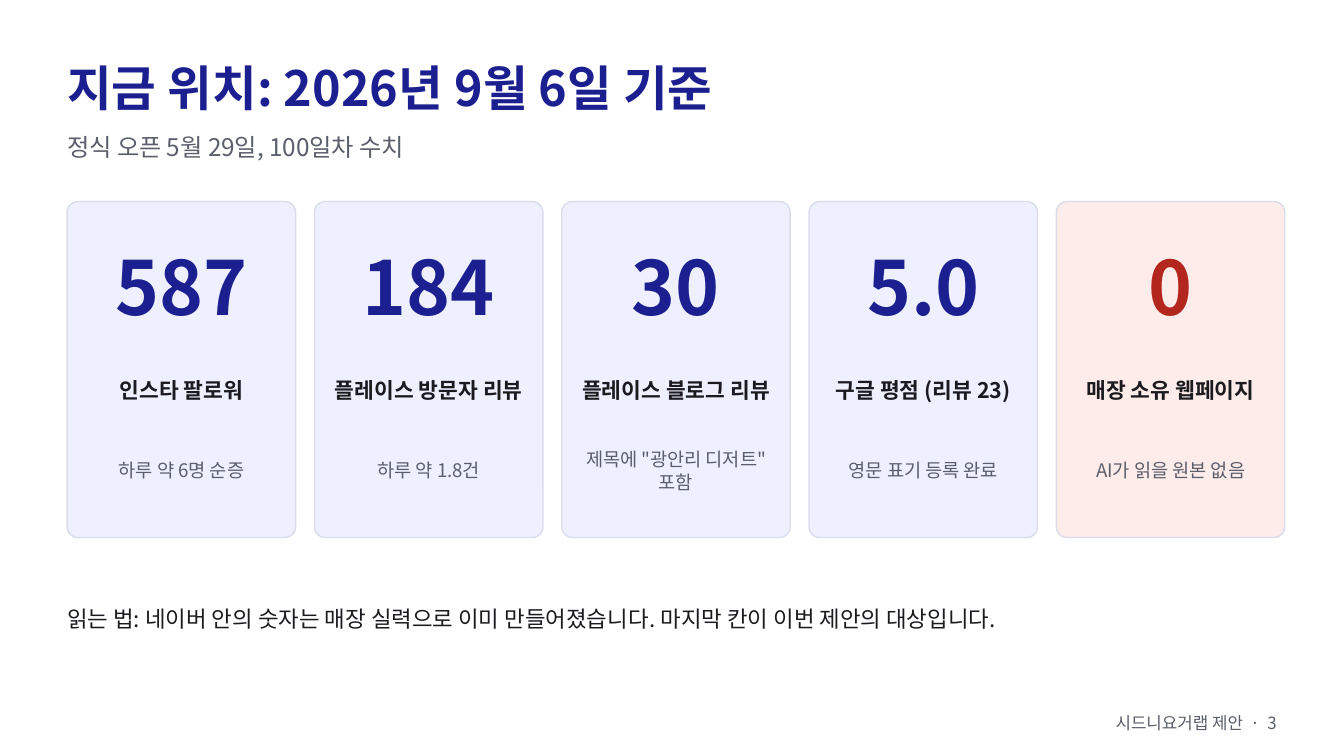
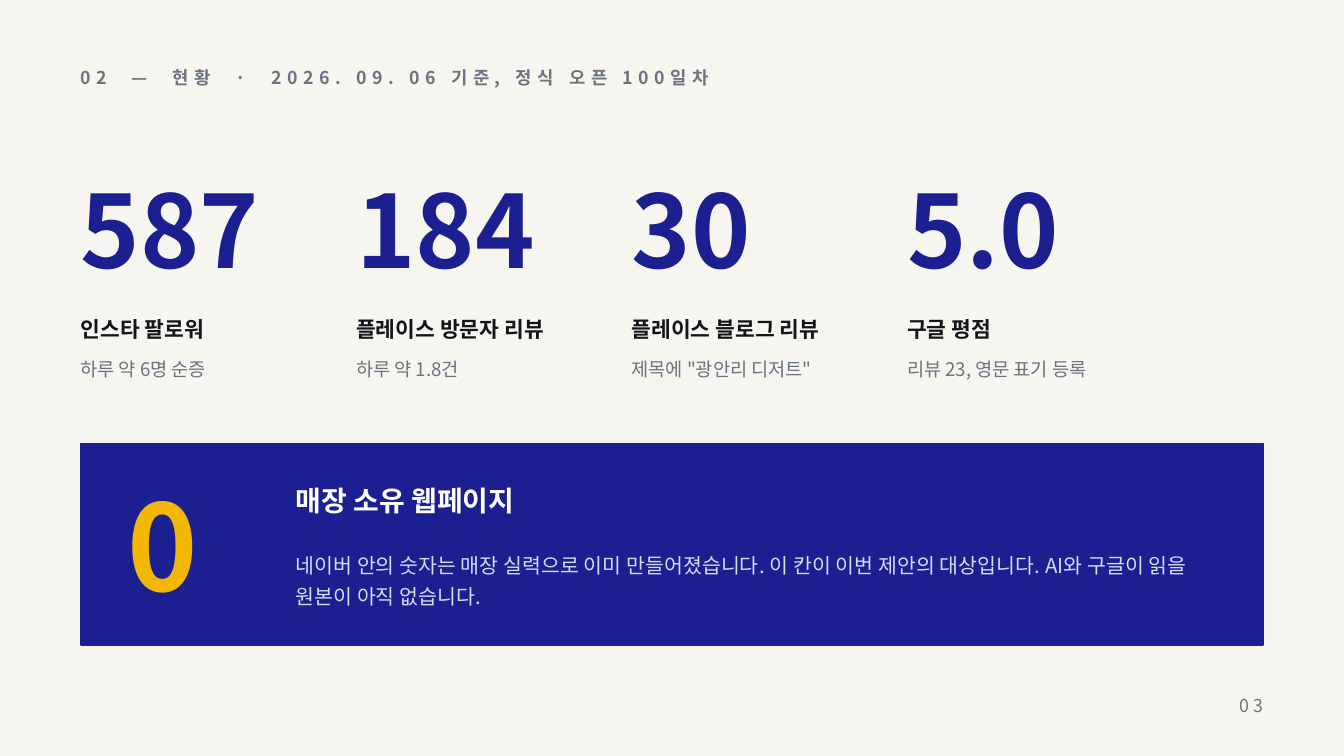
Before and after one commit to severaljama-hue/advertising-agency, a slide deck: slide 3 of docs/sydney-yogurt-lab/proposal.pptx. Drawn at 1344x756 pixels with LibreOffice and Linux fonts; fonts in the diff are those of the drawing. Boxes give left, top, right and bottom in pixels: in the first picture for what was removed or moved away, otherwise in the second. Text is boxed around its words. In the diff, an @@ line names an element or a change of style, - is before the commit and + after.

```diff
--- a/docs/sydney-yogurt-lab/proposal.pptx
+++ b/docs/sydney-yogurt-lab/proposal.pptx
@@ background #FFFFFF to #F7F5F0 @@
@@ text at box(81, 69, 709, 88): text changed; size 26 to 9.5 pt; text colour #1C1F8F to #6B7280 @@
-지금 위치: 2026년 9월 6일 기준
+02 — 현황 · 2026. 09. 06 기준, 정식 오픈 100일차
@@ text removed at box(67, 136, 405, 160) @@
-정식 오픈 5월 29일, 100일차 수치
@@ text "587": place and size @@
-text "587" at box(115, 258, 247, 316)
+text "587" at box(81, 192, 259, 270)
@@ text "184": place and size @@
-text "184" at box(363, 258, 495, 316)
+text "184" at box(356, 192, 534, 270)
@@ text "30": place and size @@
-text "30" at box(632, 258, 720, 316)
+text "30" at box(632, 192, 751, 270)
@@ size 40 to 54 pt; alignment centre to left in 4 elements at box(81, 192, 259, 270), box(356, 192, 534, 270), box(632, 192, 751, 270), box(907, 192, 1059, 270) @@
@@ text "5.0": place and size @@
-text "5.0" at box(867, 258, 979, 316)
+text "5.0" at box(907, 192, 1059, 270)
@@ rounded rectangle removed at box(67, 202, 296, 538) @@
@@ rounded rectangle removed at box(314, 202, 543, 538) @@
@@ rounded rectangle removed at box(562, 202, 790, 538) @@
@@ rounded rectangle removed at box(809, 202, 1038, 538) @@
@@ rounded rectangle removed at box(1056, 202, 1285, 538) @@
@@ text "인스타 팔로워": place and size @@
-text "인스타 팔로워" at box(120, 380, 243, 400)
+text "인스타 팔로워" at box(81, 319, 204, 339)
@@ text "인스타 팔로워" at box(81, 319, 204, 339): text colour #1B1B1F to #14151A; alignment centre to left @@
@@ text at box(356, 319, 544, 339): text changed; text colour #1B1B1F to #14151A @@
-플레이스 블로그 리뷰
+플레이스 방문자 리뷰
@@ text at box(632, 319, 820, 339): text changed; text colour #1B1B1F to #14151A @@
-플레이스 방문자 리뷰
+플레이스 블로그 리뷰
@@ text at box(907, 319, 992, 339): text changed; text colour #1B1B1F to #14151A @@
-구글 평점 (리뷰 23)
+구글 평점
@@ text "하루 약 6명 순증": place and size @@
-text "하루 약 6명 순증" at box(119, 461, 244, 479)
+text "하루 약 6명 순증" at box(81, 360, 206, 378)
@@ text "하루 약 6명 순증" at box(81, 360, 206, 378): text colour #5B5E6B to #6B7280; alignment centre to left @@
@@ text "하루 약 1.8건" at box(356, 360, 459, 378): text colour #5B5E6B to #6B7280; alignment centre to left @@
@@ text "하루 약 1.8건": place and size @@
-text "하루 약 1.8건" at box(377, 461, 480, 479)
+text "하루 약 1.8건" at box(356, 360, 459, 378)
@@ text at box(632, 360, 811, 378): text changed; text colour #5B5E6B to #6B7280 @@
-제목에 "광안리 디저트" 포함
+제목에 "광안리 디저트"
@@ text at box(907, 360, 1086, 380): text changed; text colour #5B5E6B to #6B7280 @@
-영문 표기 등록 완료
+리뷰 23, 영문 표기 등록
@@ rectangle added at box(81, 444, 1263, 645), fill #1C1F8F, outline #1C1F8F 1 pt @@
@@ text "0": place and size @@
-text "0" at box(1149, 258, 1193, 316)
+text "0" at box(128, 501, 198, 593)
@@ text "0" at box(128, 501, 198, 593): size 40 to 64 pt, text colour #B3261E to #F2B705; alignment centre to left @@
@@ text "매장 소유 웹페이지": place and size @@
-text "매장 소유 웹페이지" at box(1087, 380, 1254, 400)
+text "매장 소유 웹페이지" at box(296, 487, 514, 514)
@@ text "매장 소유 웹페이지" at box(296, 487, 514, 514): size 11.5 to 15 pt, text colour #1B1B1F to #FFFFFF; alignment centre to left @@
@@ text removed at box(1096, 461, 1245, 479) @@
-AI가 읽을 원본 없음
@@ text at box(296, 556, 1187, 606): text changed; size 12 to 11 pt; text colour #1B1B1F to #D9DCF5 @@
-읽는 법: 네이버 안의 숫자는 매장 실력으로 이미 만들어졌습니다. 마지막 칸이 이번 제안의 대상입니다.
+네이버 안의 숫자는 매장 실력으로 이미 만들어졌습니다. 이 칸이 이번 제안의 대상입니다. AI와 구글이 읽을 원본이 아직 없습니다.
@@ text removed at box(1116, 715, 1276, 731) @@
-시드니요거랩 제안 · 3
@@ text added at box(1240, 699, 1263, 712), 9.5 pt, text #6B7280 @@
+03
```
Also in this commit, not shown: 11 other slides changed.
